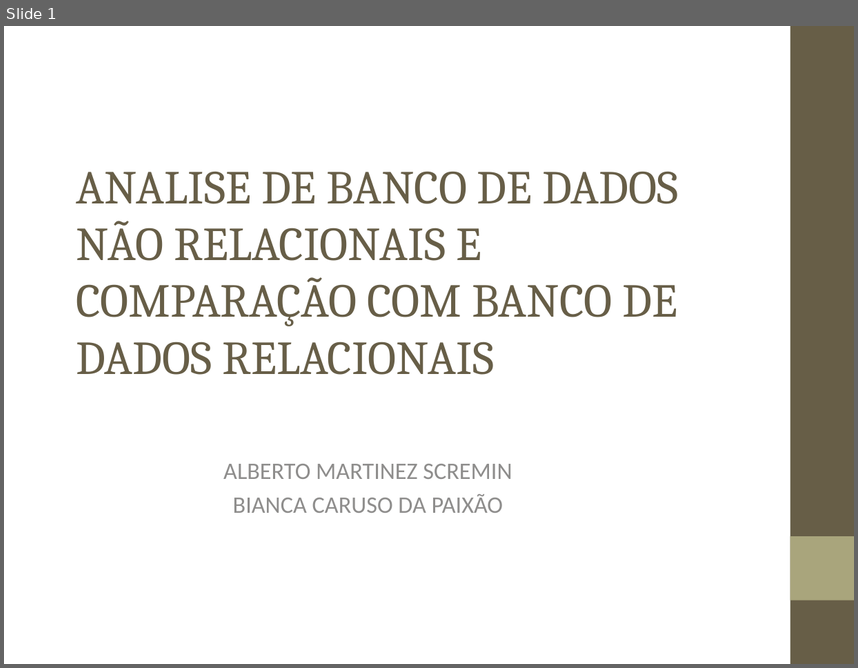
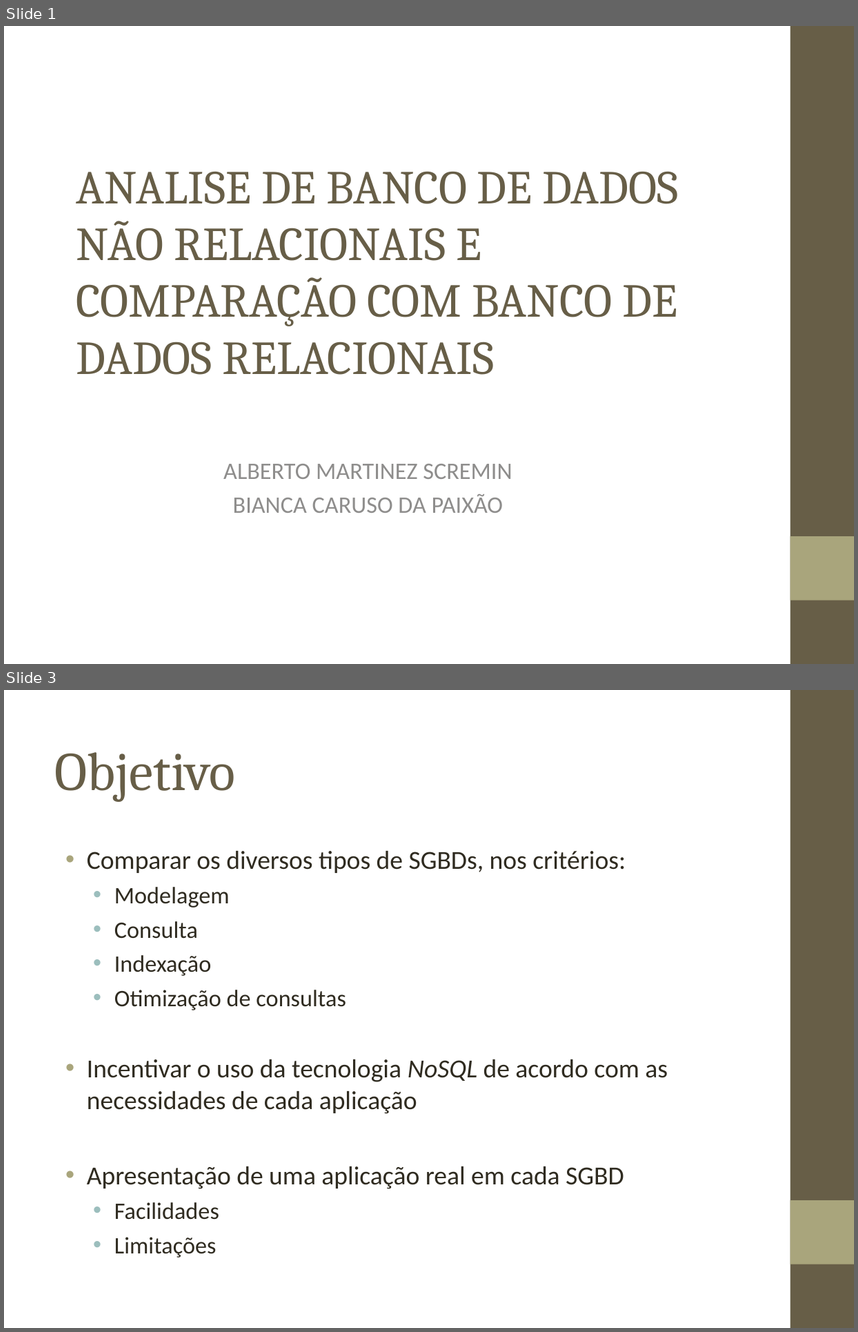
Before and after one commit to biacpaixao/Projeto_Final, a slide deck: apresentacao_projeto_final.ppt. Shown one above the other, each under a label of ours: slide 1 before the commit, slides 1 and 3 after it; the slides between them are not shown. The pictures are 858x668 and 858x1332 pixels, drawn with LibreOffice and Linux fonts; fonts in the diff are those of the drawing; background and template pictures are left out. Boxes give left, top, right and bottom in pixels: in the first picture for what was removed or moved away, otherwise in the second. Text is boxed around its words. In the diff, an @@ line names an element or a change of style, - is before the commit and + after.

```diff
--- a/apresentacao_projeto_final.ppt
+++ b/apresentacao_projeto_final.ppt
@@ slide 3 added at <box>4,690,854,1328</box>, background picture (left out); not listed: 2 template elements that a slide beside it also shows @@
@@ title added at <box>55,752,236,802</box>, 46 pt, text #675E47 @@
+Objetivo
@@ text added at <box>87,851,668,1257</box>, 22 pt, text #2F2B20 @@
+• Comparar os diversos tipos de SGBDs, nos critérios:
+  • Modelagem
+  • Consulta
+  • Indexação
+  • Otimização de consultas
+• Incentivar o uso da tecnologia NoSQL de acordo com as necessidades de cada aplicação
+• Apresentação de uma aplicação real em cada SGBD
+  • Facilidades
+  • Limitações
```
Also in this commit, not shown: 4 slides changed, 17 other slides added, 3 slides removed, 1 other file.
